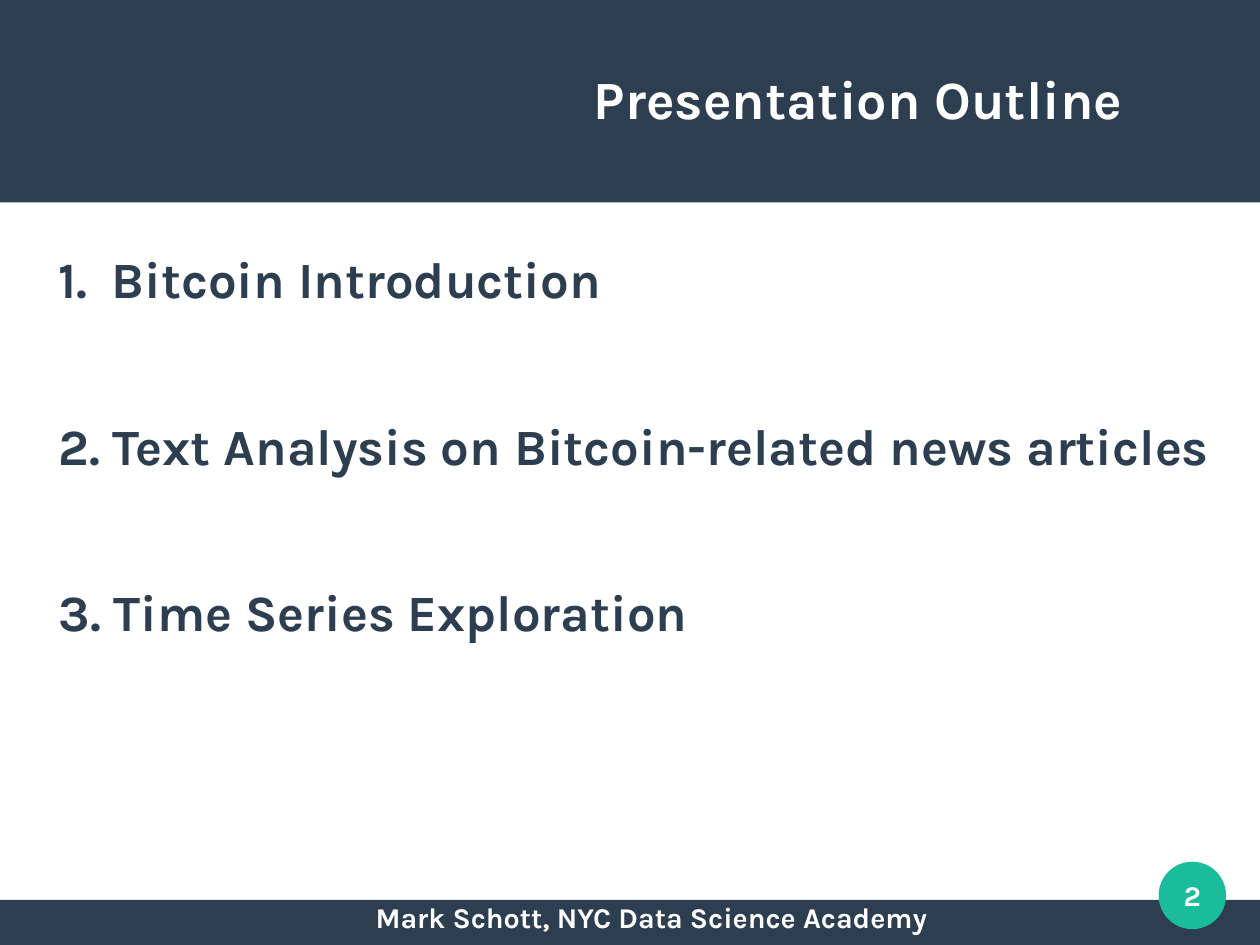
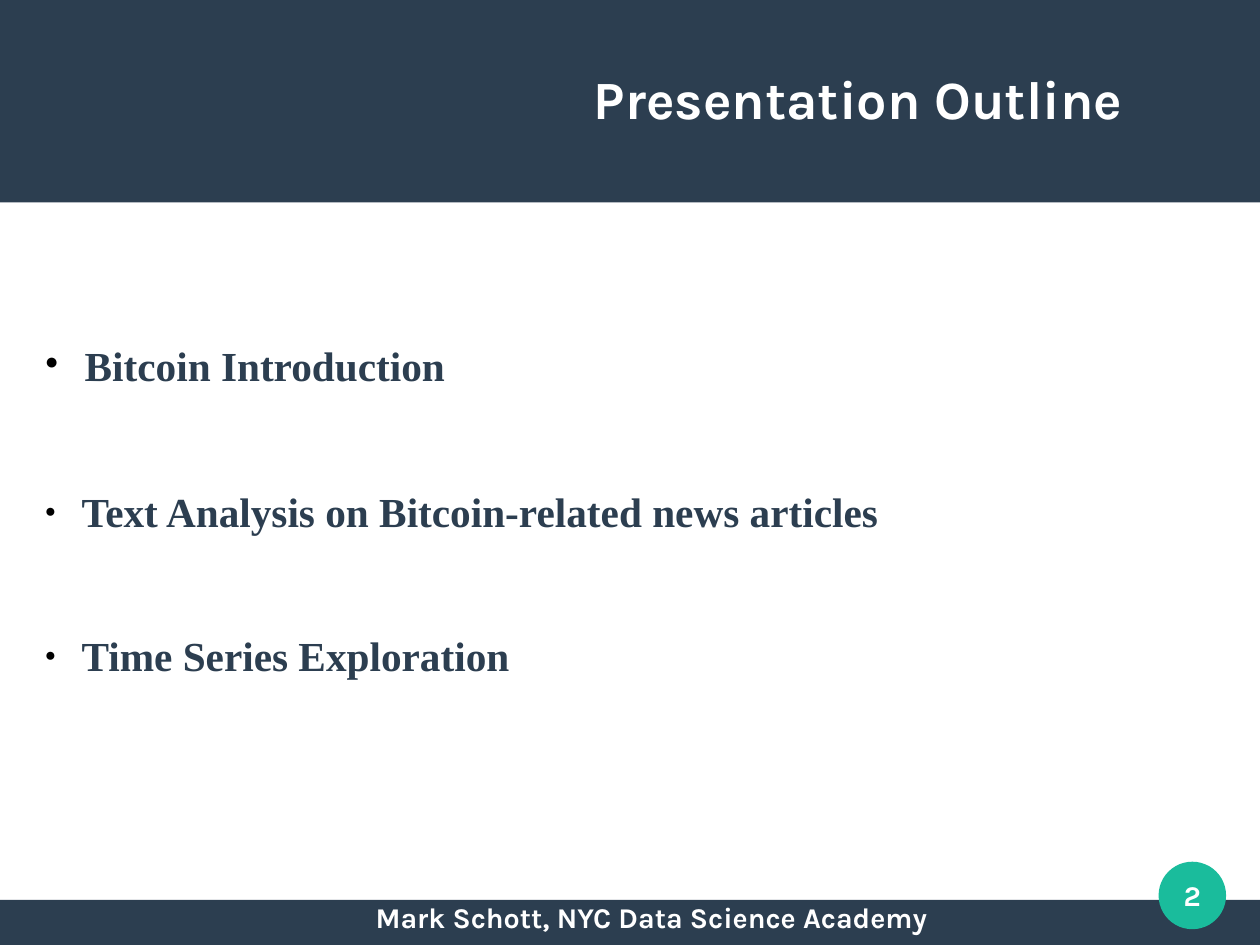
Before and after one commit to nycdatasci/bootcamp009_project, a slide deck: slide 2 of Project2-WebScraping/markschott/bitcoin/presentation/project2_mark_schott_prez.odp. Drawn at 1260x945 pixels with LibreOffice and Linux fonts; fonts in the diff are those of the drawing. Boxes give left, top, right and bottom in pixels: in the first picture for what was removed or moved away, otherwise in the second. Text is boxed around its words. In the diff, an @@ line names an element or a change of style, - is before the commit and + after.

```diff
--- a/Project2-WebScraping/markschott/bitcoin/presentation/project2_mark_schott_prez.odp
+++ b/Project2-WebScraping/markschott/bitcoin/presentation/project2_mark_schott_prez.odp
@@ text "Bitcoin Introduction" at <box>82,352,878,679</box>: size 32 to 26 pt, font Karla to Times New Roman; bullet 1. to ●; bullet colour #2C3E50 to #000000 @@
```
Also in this commit, not shown: 9 other slides changed, 4 other files.
